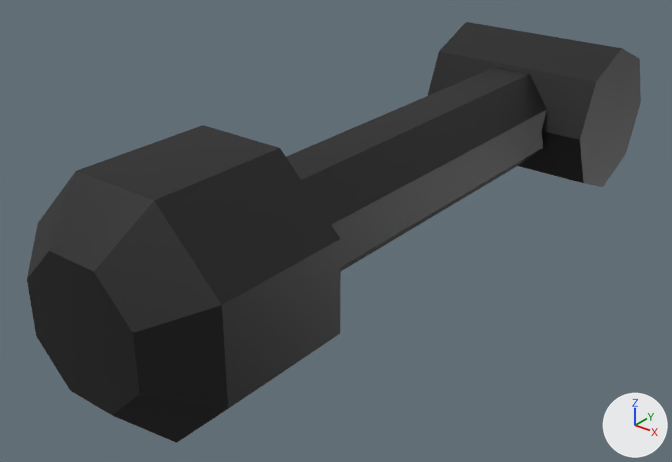
Two versions of the glTF model assets/models/kit/guarded_toggle/guarded_toggle_bat.glb, one commit apart.
The view is the same before and after, from a camera (50 mm lens) standing at (0.0293, -0.0594, 0.0211) and looking at (-0.0017, -0.0207, -0.003). The axes (+X, +Y, +Z) are drawn at lower right. The lights are the same throughout. The older version comes first.

Names of what the first picture shows: 'GuardedToggleBat'.
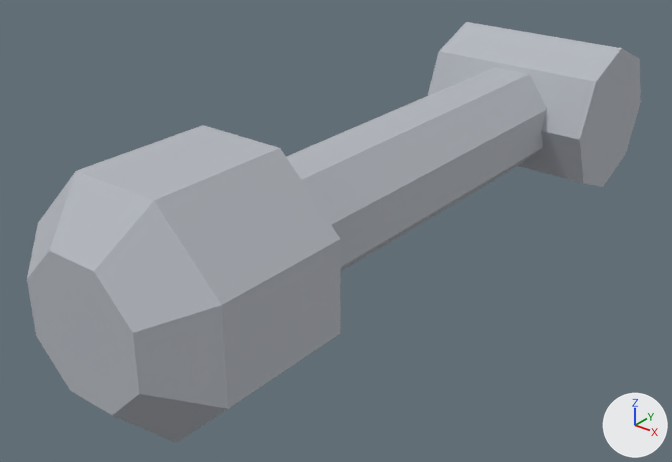
Boxes (x1, y1, x2, y2) around the edits, measured in the pictures (672 x 462 px):
'GuardedToggleBat', recoloured (lighter): (27, 22, 641, 443) in both

What the commit changed:
Material 'control_grey' (mat_control_grey) is new.
Its base color is (0.456, 0.479, 0.521) (light grey #b4b8bf).
Its roughness is 0.8.
me_guardedtogglebat has 58 vertices, 112 faces and spans x -0.006..0.006, y -0.04..0.005, z -0.006..0.006.
me_guardedtogglebat no longer uses material mat_defaultmaterial.
me_guardedtogglebat gains material mat_control_grey (light grey #b4b8bf).
